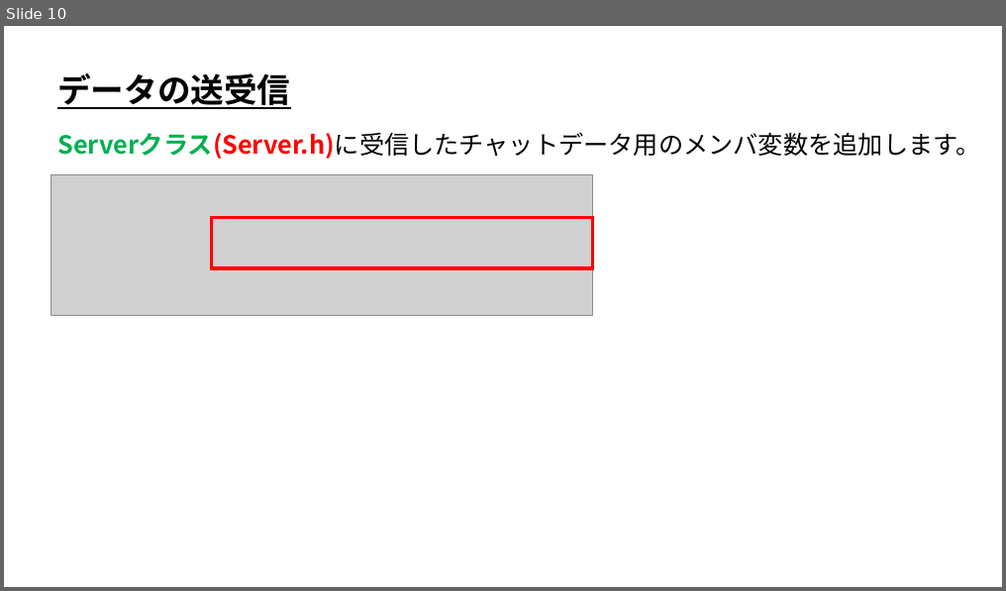
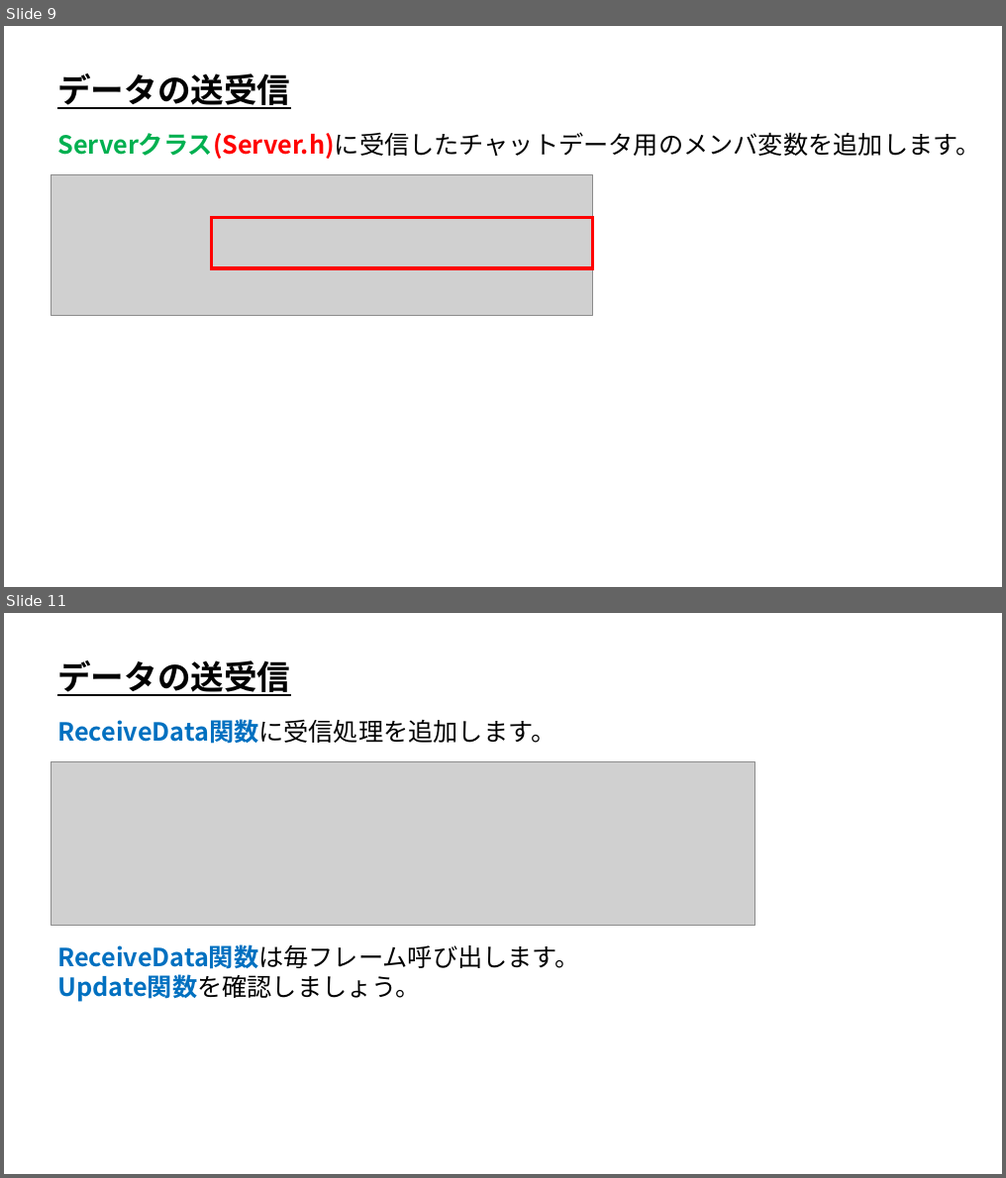
Before and after one commit to ArakiYusuke-Ohara/Textbook, a slide deck: ゲーム科3年/00_前期/オンラインゲームプログラミングⅠ/02_データの送受信.pptx. Shown one above the other, each under a label of ours: slide 10 before the commit, slides 9 and 11 after it; the slides between them are not shown. The pictures are 1006x591 and 1006x1178 pixels, drawn with LibreOffice and Linux fonts; fonts in the diff are those of the drawing; grey boxes stand for pictures. Boxes give left, top, right and bottom in pixels: in the first picture for what was removed or moved away, otherwise in the second. Text is boxed around its words. In the diff, an @@ line names an element or a change of style, - is before the commit and + after.

```diff
--- a/ゲーム科3年/00_前期/オンラインゲームプログラミングⅠ/02_データの送受信.pptx
+++ b/ゲーム科3年/00_前期/オンラインゲームプログラミングⅠ/02_データの送受信.pptx
@@ slide 11 added at (x1=4, y1=613, x2=1002, y2=1174), background #FFFFFF @@
@@ text added at (x1=57, y1=661, x2=290, y2=696), 32 pt, text #000000, bold, underline @@
+データの送受信
@@ text added at (x1=57, y1=719, x2=555, y2=744), 24 pt, text #0070C0, bold @@
+ReceiveData関数に受信処理を追加します。
@@ picture added at (x1=51, y1=761, x2=754, y2=926) @@
@@ text added at (x1=57, y1=945, x2=579, y2=1002), 24 pt, text #000000 @@
+ReceiveData関数は毎フレーム呼び出します。
+Update関数を確認しましょう。
@@ what was slide 10 is now slide 9 @@
```
Also in this commit, not shown: 4 other slides added, 3 other files.
